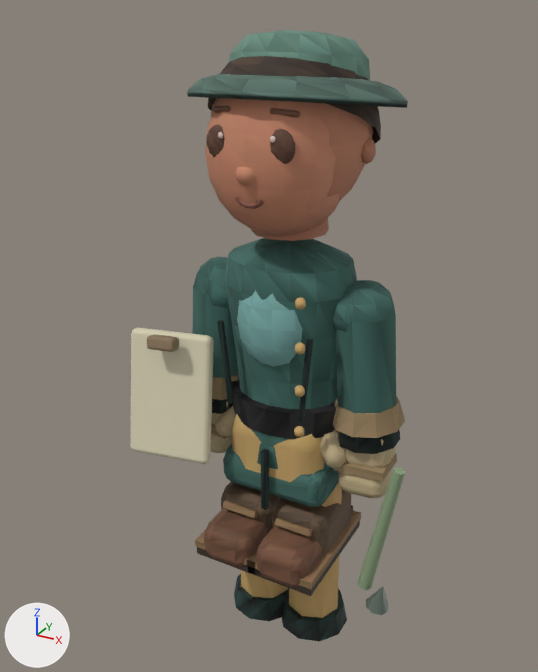
A saved change to the glTF model examples/harvest-frontier/exports/npc/park-yuna.m1.glb.
Camera for both pictures: a 50 mm lens placed at (0.991, -1.963, 2.155), pointed at (-0.112, 0.043, 1.152). The axes (+X, +Y, +Z) are drawn at lower left. The lights are the same throughout. The picture after the commit comes second. Where no turn or scale is listed for an object, it has been applied to the vertices.

Names of what the first picture shows: 'armLeftMesh', 'armRightMesh', 'clipboardClip', 'coat', 'fieldClipboard', 'figureDetail', 'handLeftMesh', 'handRightMesh', 'hat', 'legs', 'soilProbe', 'soilProbeTip', 'trousers' and 1 more.
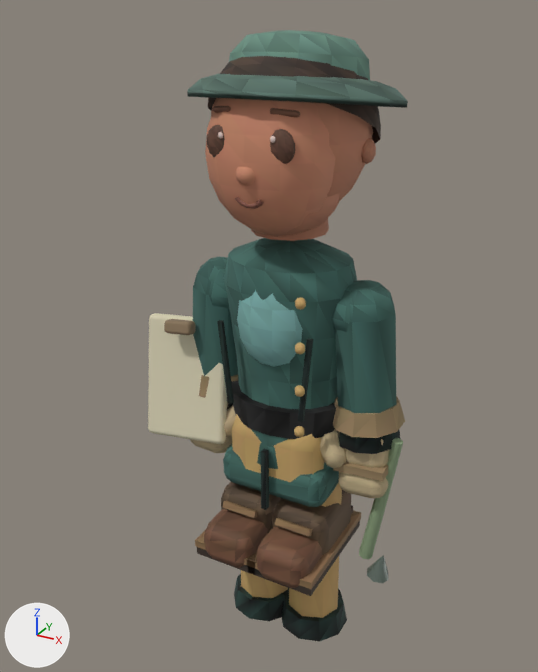
Boxes (x1, y1, x2, y2) around the edits, measured in the pictures (538 x 672 px):
'fieldClipboard', moved, turned
    before: (130, 328, 214, 464)
    after: (148, 313, 227, 444)
'soilProbe', moved, turned
    before: (358, 467, 405, 590)
    after: (359, 438, 403, 559)
'clipboardClip', moved
    before: (147, 334, 179, 352)
    after: (164, 319, 196, 335)
'soilProbeTip', moved
    before: (366, 587, 388, 615)
    after: (367, 555, 389, 583)

Edits to the bpy script that builds the scene:
```text
Change ob_fieldclipboard:
    ob_fieldclipboard.parent: ob_npc_park_yuna_researcher -> ob_handleft_carry
    ob_fieldclipboard.location: (-0.35, -0.2, 0.98) -> (-0.0745, -0.2, 0.0639)
    ob_fieldclipboard.rotation_euler: (-0.239, -0.054, 0.116) -> (-0.247, -0.124, 0.117)  # degrees (-14, -3.1, 6.6) -> degrees (-14, -7.1, 6.7)
Change ob_clipboardclip:
    ob_clipboardclip.parent: ob_npc_park_yuna_researcher -> ob_handleft_carry
    ob_clipboardclip.location: (-0.35, -0.225, 1.18) -> (-0.0885, -0.225, 0.263)
Change ob_soilprobe:
    ob_soilprobe.parent: ob_npc_park_yuna_researcher -> ob_handright_carry
    ob_soilprobe.location: (0.38, -0.12, 0.65) -> (0.0813, -0.12, -0.267)
    ob_soilprobe.rotation_euler: (0.0, 0.18, 0.0) -> (0.0, 0.25, 0.0)  # degrees (0, 10, 0) -> degrees (0, 14, 0)
Change ob_soilprobetip:
    ob_soilprobetip.parent: ob_npc_park_yuna_researcher -> ob_handright_carry
    ob_soilprobetip.location: (0.4, -0.14, 0.41) -> (0.0845, -0.14, -0.508)
Add ob_handright_carry:
    ob_handright_carry = bpy.data.objects.new('handRight.carry', None)
    ob_handright_carry.parent = ob_handright
    ob_handright_carry.location = (-0.0317, 0.096, 0.0229)
Add ob_handleft_carry:
    ob_handleft_carry = bpy.data.objects.new('handLeft.carry', None)
    ob_handleft_carry.parent = ob_handleft
    ob_handleft_carry.location = (0.0, 0.112, 0.0)
```
